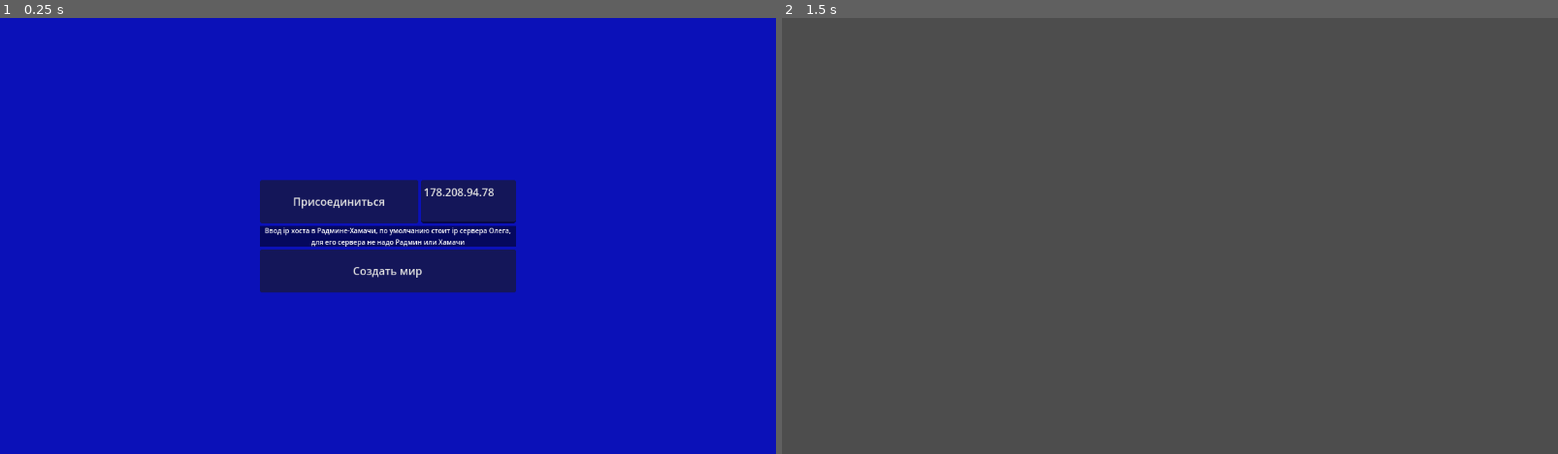
Above: before the commit, frames 1-2 (left to right).
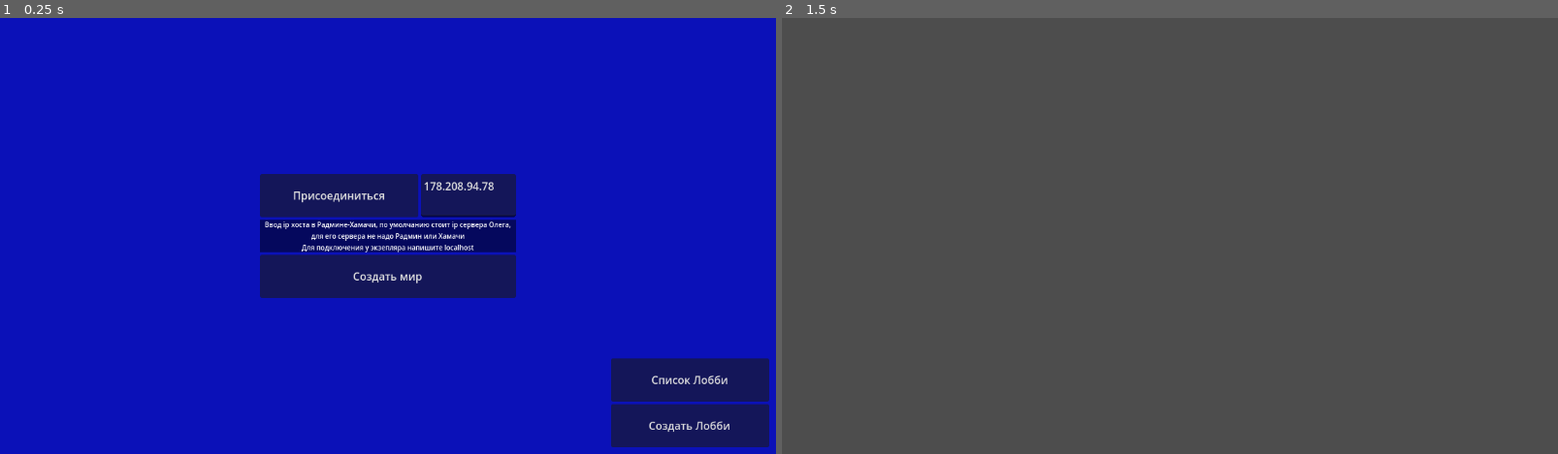
Above: after the commit, the same moments.

Repository: SamuelRodriguesMGR/wild-jam-77
Game: Godot game, scene res://scenes/UI/Main/main.tscn
The game is run twice, just before and just after one commit, with the same random seed, the same clock (stepped at 60 frames per second) and the same inputs.
Inputs (mouse positions are in pixels of both pictures, inside the frame that each line leads up to):
- Up to frame 1 (0.25 s): no input
- Up to frame 2 (1.5 s): click "Присоединиться" at 0.5 s; tap Enter at 1.25 s; move the mouse to (1340, 214) at 1.27 s; press the mouse at (1340, 214) at 1.28 s; hold Right (ui_right) from 1.28 s (still down)

The runs differ from the first frame. In frame 1, 7.4% of the frame differs, in the area x 33-100%, y 35-99%; in frame 2, nothing differs.

Commit message:
новые менюшки

Diff:
--- a/scenes/Characters/character.gd
+++ b/scenes/Characters/character.gd
@@ -88,7 +88,7 @@
 
 		is_attack_ready = false
 		anim_flag = true
-		hitbox.visible = true
+		#hitbox.visible = true
 		hitbox_shape.disabled = false
 		attack_duration.start()
 		attack_cooldown.start()
--- a/scenes/UI/Main/main.gd
+++ b/scenes/UI/Main/main.gd
@@ -15,3 +15,11 @@
 # Client
 func _on_join_button_pressed() -> void:
 	_change_scene("client")
+
+# Это будующее меню
+func _on_join_client_button_pressed() -> void:
+	get_tree().change_scene_to_file("res://scenes/UI/Main/main_clients.tscn")
+
+
+func _on_host_new_server_button_pressed() -> void:
+	get_tree().change_scene_to_file("res://scenes/UI/Main/main_hosts.tscn")
--- a/scenes/UI/Main/main.tscn
+++ b/scenes/UI/Main/main.tscn
@@ -25,15 +25,9 @@
 
 [node name="Margin" type="MarginContainer" parent="."]
 layout_mode = 1
-anchors_preset = 8
-anchor_left = 0.5
-anchor_top = 0.5
-anchor_right = 0.5
-anchor_bottom = 0.5
-offset_left = -200.0
-offset_top = -50.0
-offset_right = 200.0
-offset_bottom = 50.0
+anchors_preset = 15
+anchor_right = 1.0
+anchor_bottom = 1.0
 grow_horizontal = 2
 grow_vertical = 2
 theme_override_constants/margin_left = 10
@@ -41,39 +35,59 @@
 theme_override_constants/margin_right = 10
 theme_override_constants/margin_bottom = 10
 
-[node name="VBoxContainer" type="VBoxContainer" parent="Margin"]
+[node name="VBox" type="VBoxContainer" parent="Margin"]
+layout_mode = 2
+size_flags_horizontal = 4
+size_flags_vertical = 4
+
+[node name="HBox" type="HBoxContainer" parent="Margin/VBox"]
 layout_mode = 2
 
-[node name="HBoxContainer" type="HBoxContainer" parent="Margin/VBoxContainer"]
-layout_mode = 2
-
-[node name="JoinButton" type="Button" parent="Margin/VBoxContainer/HBoxContainer"]
+[node name="JoinButton" type="Button" parent="Margin/VBox/HBox"]
 custom_minimum_size = Vector2(235, 64)
 layout_mode = 2
 text = "Присоединиться
 "
 
-[node name="TextIP" type="TextEdit" parent="Margin/VBoxContainer/HBoxContainer"]
+[node name="TextIP" type="TextEdit" parent="Margin/VBox/HBox"]
 unique_name_in_owner = true
 custom_minimum_size = Vector2(141, 0)
 layout_mode = 2
 size_flags_horizontal = 10
 text = "178.208.94.78"
 
-[node name="LabelInfo" type="Label" parent="Margin/VBoxContainer"]
+[node name="LabelInfo" type="Label" parent="Margin/VBox"]
 layout_mode = 2
 theme_override_font_sizes/font_size = 10
 theme_override_styles/normal = SubResource("StyleBoxFlat_h2b0s")
 text = "Ввод ip хоста в Радмине-Хамачи, по умолчанию стоит ip сервера Олега,
 для его сервера не надо Радмин или Хамачи
+Для подключения у экзепляра напишите localhost
 "
 horizontal_alignment = 1
 vertical_alignment = 1
 
-[node name="HostButton" type="Button" parent="Margin/VBoxContainer"]
+[node name="HostButton" type="Button" parent="Margin/VBox"]
 custom_minimum_size = Vector2(0, 64)
 layout_mode = 2
 text = "Создать мир"
 
-[connection signal="pressed" from="Margin/VBoxContainer/HBoxContainer/JoinButton" to="." method="_on_join_button_pressed"]
-[connection signal="pressed" from="Margin/VBoxContainer/HostButton" to="." method="_on_host_button_pressed"]
+[node name="VBox2" type="VBoxContainer" parent="Margin"]
+layout_mode = 2
+size_flags_horizontal = 8
+size_flags_vertical = 8
+
+[node name="JoinClientButton" type="Button" parent="Margin/VBox2"]
+custom_minimum_size = Vector2(235, 64)
+layout_mode = 2
+text = "Список Лобби"
+
+[node name="HostNewServerButton" type="Button" parent="Margin/VBox2"]
+custom_minimum_size = Vector2(0, 64)
+layout_mode = 2
+text = "Создать Лобби"
+
+[connection signal="pressed" from="Margin/VBox/HBox/JoinButton" to="." method="_on_join_button_pressed"]
+[connection signal="pressed" from="Margin/VBox/HostButton" to="." method="_on_host_button_pressed"]
+[connection signal="pressed" from="Margin/VBox2/JoinClientButton" to="." method="_on_join_client_button_pressed"]
+[connection signal="pressed" from="Margin/VBox2/HostNewServerButton" to="." method="_on_host_new_server_button_pressed"]
--- /dev/null
+++ b/scenes/UI/Main/main_clients.gd
@@ -0,0 +1,7 @@
+extends Control
+
+
+func _on_join_button_pressed() -> void:
+	Global.role_server = "client"
+	Global.host_ip     = "178.208.94.78"
+	get_tree().change_scene_to_file("res://scenes/game.tscn")
--- a/scenes/UI/Main/main_clients.tscn
+++ b/scenes/UI/Main/main_clients.tscn
@@ -1,4 +1,6 @@
-[gd_scene format=3 uid="uid://bxxs3kr4ag3tk"]
+[gd_scene load_steps=2 format=3 uid="uid://bxxs3kr4ag3tk"]
+
+[ext_resource type="Script" path="res://scenes/UI/Main/main_clients.gd" id="1_ke1ps"]
 
 [node name="MainClients" type="Control"]
 layout_mode = 3
@@ -7,6 +9,7 @@
 anchor_bottom = 1.0
 grow_horizontal = 2
 grow_vertical = 2
+script = ExtResource("1_ke1ps")
 
 [node name="ColorRect" type="ColorRect" parent="."]
 layout_mode = 1
@@ -15,7 +18,7 @@
 anchor_bottom = 1.0
 grow_horizontal = 2
 grow_vertical = 2
-color = Color(0.576471, 1, 0.486275, 1)
+color = Color(0.0431373, 0.0666667, 0.721569, 1)
 
 [node name="Margin" type="MarginContainer" parent="."]
 layout_mode = 1
@@ -25,7 +28,7 @@
 grow_horizontal = 2
 grow_vertical = 2
 theme_override_constants/margin_left = 10
-theme_override_constants/margin_top = 10
+theme_override_constants/margin_top = 50
 theme_override_constants/margin_right = 10
 theme_override_constants/margin_bottom = 10
 
@@ -37,16 +40,36 @@
 size_flags_horizontal = 3
 theme_override_constants/separation = 50
 
-[node name="PanelHost" type="PanelContainer" parent="Margin/Scroll/VBox"]
+[node name="JoinButton" type="Button" parent="Margin/Scroll/VBox"]
+custom_minimum_size = Vector2(64, 64)
+layout_mode = 2
+size_flags_vertical = 8
+
+[node name="Margin" type="MarginContainer" parent="Margin/Scroll/VBox/JoinButton"]
+layout_mode = 1
+anchors_preset = 15
+anchor_right = 1.0
+anchor_bottom = 1.0
+grow_horizontal = 2
+grow_vertical = 2
+theme_override_constants/margin_left = 10
+
+[node name="HBox" type="HBoxContainer" parent="Margin/Scroll/VBox/JoinButton/Margin"]
 layout_mode = 2
 
-[node name="Label" type="Label" parent="Margin/Scroll/VBox/PanelHost"]
+[node name="count" type="Label" parent="Margin/Scroll/VBox/JoinButton/Margin/HBox"]
 layout_mode = 2
 size_flags_horizontal = 0
-text = "Сервер 1"
+text = "1 / 2"
 
-[node name="JoinButton" type="Button" parent="Margin/Scroll/VBox/PanelHost"]
-custom_minimum_size = Vector2(64, 64)
+[node name="ping" type="Label" parent="Margin/Scroll/VBox/JoinButton/Margin/HBox"]
 layout_mode = 2
-size_flags_horizontal = 8
-size_flags_vertical = 8
+size_flags_horizontal = 0
+text = "ping : 60"
+
+[node name="name" type="Label" parent="Margin/Scroll/VBox/JoinButton/Margin"]
+layout_mode = 2
+size_flags_horizontal = 4
+text = "Player1"
+
+[connection signal="pressed" from="Margin/Scroll/VBox/JoinButton" to="." method="_on_join_button_pressed"]
--- /dev/null
+++ b/scenes/UI/Main/main_hosts.gd
@@ -0,0 +1,7 @@
+extends Control
+
+
+@onready var name_server : TextEdit = get_node("%TextEdit")
+
+func _on_button_pressed() -> void:
+	pass # Replace with function body.
--- /dev/null
+++ b/scenes/UI/Main/main_hosts.tscn
@@ -0,0 +1,74 @@
+[gd_scene load_steps=5 format=3 uid="uid://bhffgt4d668xn"]
+
+[ext_resource type="Texture2D" uid="uid://cpogn6f3hruh3" path="res://assets/images/dummy.png" id="1_c3xns"]
+[ext_resource type="Script" path="res://scenes/UI/Main/main_hosts.gd" id="1_rwlsb"]
+
+[sub_resource type="StyleBoxFlat" id="StyleBoxFlat_wjgct"]
+bg_color = Color(0.13, 0.13, 0.13, 0.572549)
+border_width_left = 1
+border_width_top = 1
+border_width_right = 1
+border_width_bottom = 1
+border_color = Color(0, 0, 0, 1)
+
+[sub_resource type="AtlasTexture" id="AtlasTexture_b1sfb"]
+atlas = ExtResource("1_c3xns")
+region = Rect2(0, 0, 17, 0)
+
+[node name="main_hosts" type="Control"]
+layout_mode = 3
+anchors_preset = 15
+anchor_right = 1.0
+anchor_bottom = 1.0
+grow_horizontal = 2
+grow_vertical = 2
+script = ExtResource("1_rwlsb")
+
+[node name="ColorRect" type="ColorRect" parent="."]
+layout_mode = 1
+anchors_preset = 15
+anchor_right = 1.0
+anchor_bottom = 1.0
+grow_horizontal = 2
+grow_vertical = 2
+color = Color(0.0431373, 0.0666667, 0.721569, 1)
+
+[node name="VBox" type="VBoxContainer" parent="."]
+layout_mode = 1
+anchors_preset = 8
+anchor_left = 0.5
+anchor_top = 0.5
+anchor_right = 0.5
+anchor_bottom = 0.5
+offset_left = -20.0
+offset_top = -20.0
+offset_right = 20.0
+offset_bottom = 20.0
+grow_horizontal = 2
+grow_vertical = 2
+
+[node name="Label" type="Label" parent="VBox"]
+custom_minimum_size = Vector2(400, 60)
+layout_mode = 2
+theme_override_styles/normal = SubResource("StyleBoxFlat_wjgct")
+text = " > Введите название своей арены"
+horizontal_alignment = 1
+vertical_alignment = 1
+
+[node name="HBox" type="HBoxContainer" parent="VBox"]
+layout_mode = 2
+
+[node name="TextEdit" type="TextEdit" parent="VBox/HBox"]
+unique_name_in_owner = true
+custom_minimum_size = Vector2(300, 60)
+layout_mode = 2
+size_flags_horizontal = 4
+
+[node name="Button" type="Button" parent="VBox/HBox"]
+layout_mode = 2
+size_flags_horizontal = 3
+theme_override_icons/icon = SubResource("AtlasTexture_b1sfb")
+icon_alignment = 1
+expand_icon = true
+
+[connection signal="pressed" from="VBox/HBox/Button" to="." method="_on_button_pressed"]
--- a/scenes/level.tscn
+++ b/scenes/level.tscn
@@ -65,7 +65,7 @@
 shape = SubResource("CylinderShape3D_t1opx")
 
 [node name="Dummy" parent="." instance=ExtResource("2_52wcd")]
-transform = Transform3D(1, 0, 0, 0, 1, 0, 0, 0, 1, -3, 1, -5)
+transform = Transform3D(1, 0, 0, 0, -0.690074, -0.723738, 0, 0.723738, -0.690074, -3, 1, -5)
 
 [node name="Vending" parent="." instance=ExtResource("3_1s1lr")]
 transform = Transform3D(1, 0, 0, 0, 1, 0, 0, 0, 1, 3, 1, -5)
--- a/scenes/other/server.gd
+++ b/scenes/other/server.gd
@@ -35,6 +35,7 @@
 func _run_client() -> void:
 	HOST_IP = Global.host_ip
 	peer.create_client(HOST_IP, PORT)
+	print(HOST_IP)
 	multiplayer.multiplayer_peer = peer
 
 # добавление игрока
